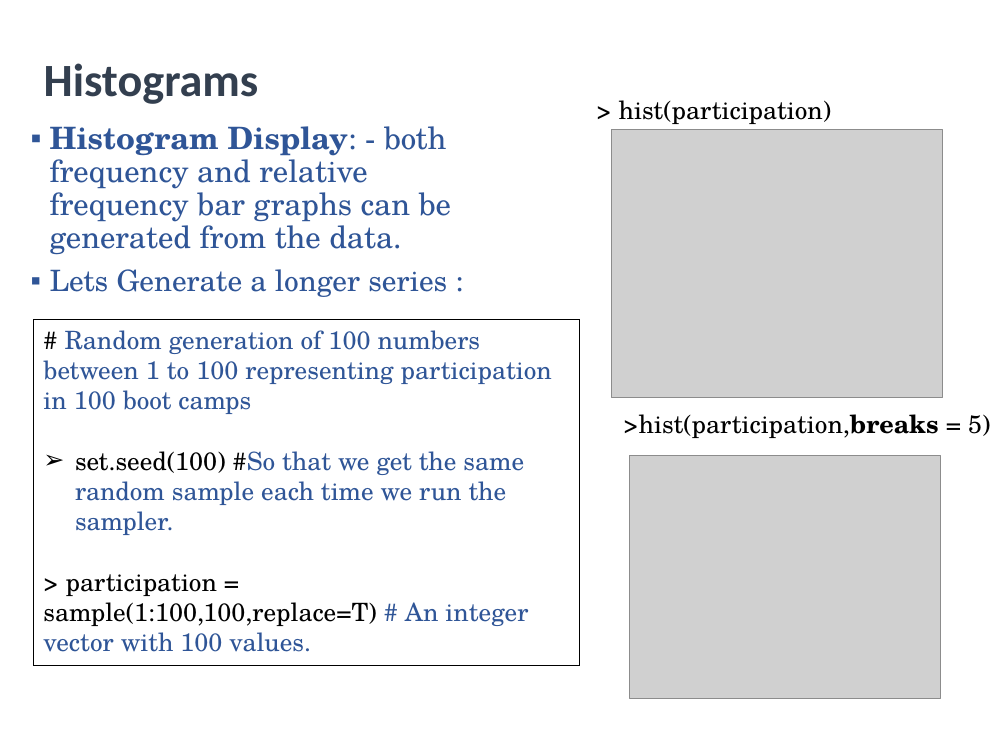
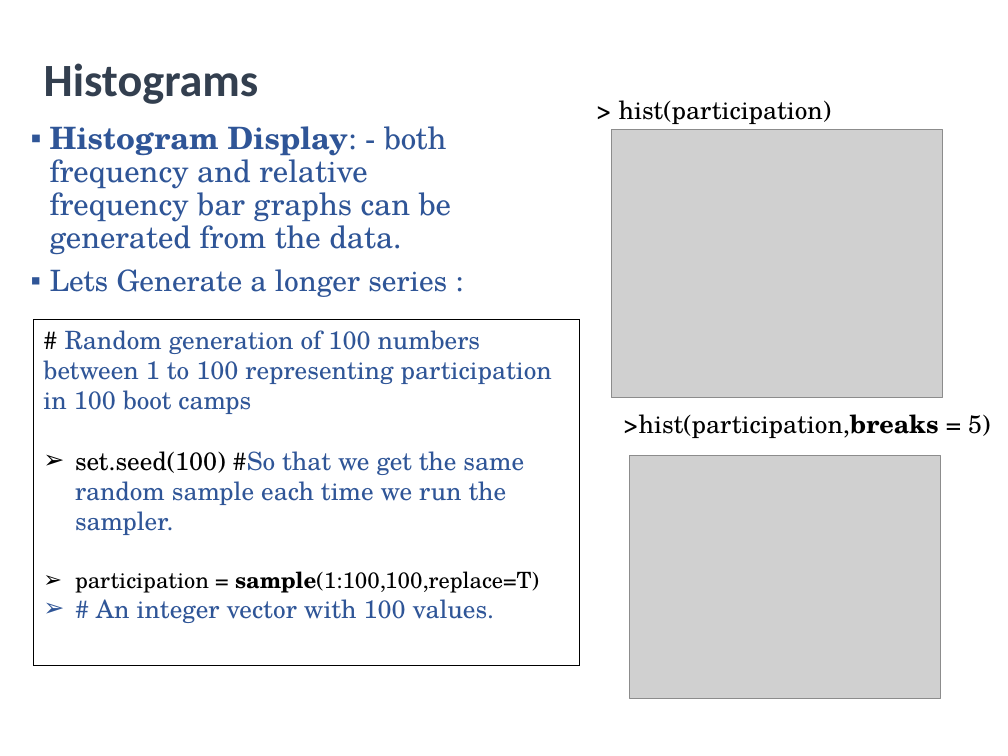
Before and after one commit to utkarshiiitm/Bootcamp-2, a slide deck: slide 14 of Boot Camp 2.pptx. Drawn at 1008x756 pixels with LibreOffice and Linux fonts; fonts in the diff are those of the drawing; grey boxes stand for pictures. Boxes give left, top, right and bottom in pixels: in the first picture for what was removed or moved away, otherwise in the second. Text is boxed around its words. In the diff, an @@ line names an element or a change of style, - is before the commit and + after.

```diff
--- a/Boot Camp 2.pptx
+++ b/Boot Camp 2.pptx
@@ text in rectangle at (x1=75, y1=571, x2=539, y2=623): text changed; size 18 to 16 pt @@
-> participation = sample(1:100,100,replace=T) # An integer vector with 100 values.
+➢ participation = sample(1:100,100,replace=T)
+➢ # An integer vector with 100 values.
```
Also in this commit, not shown: 17 other slides changed, 2 slides added.
